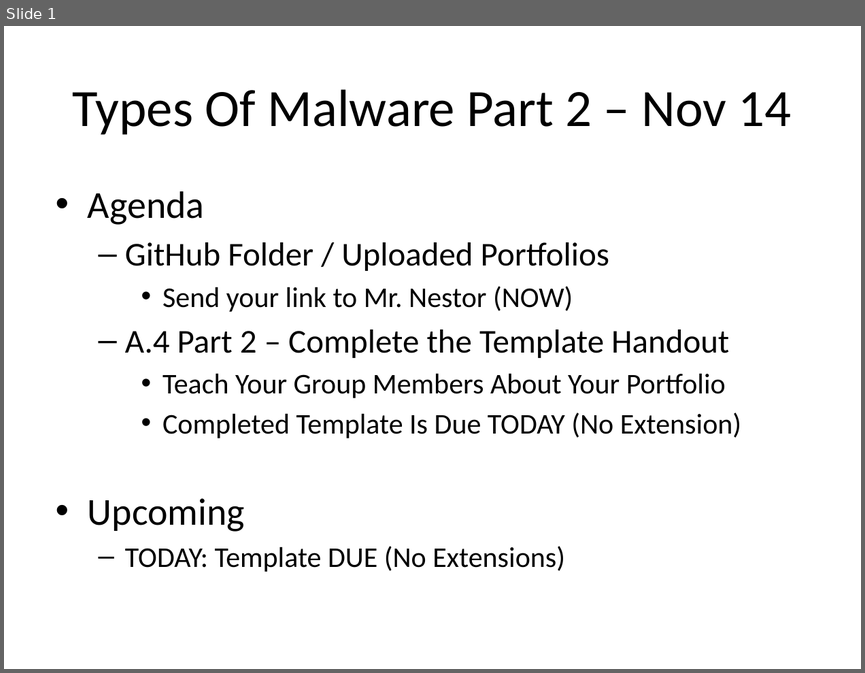
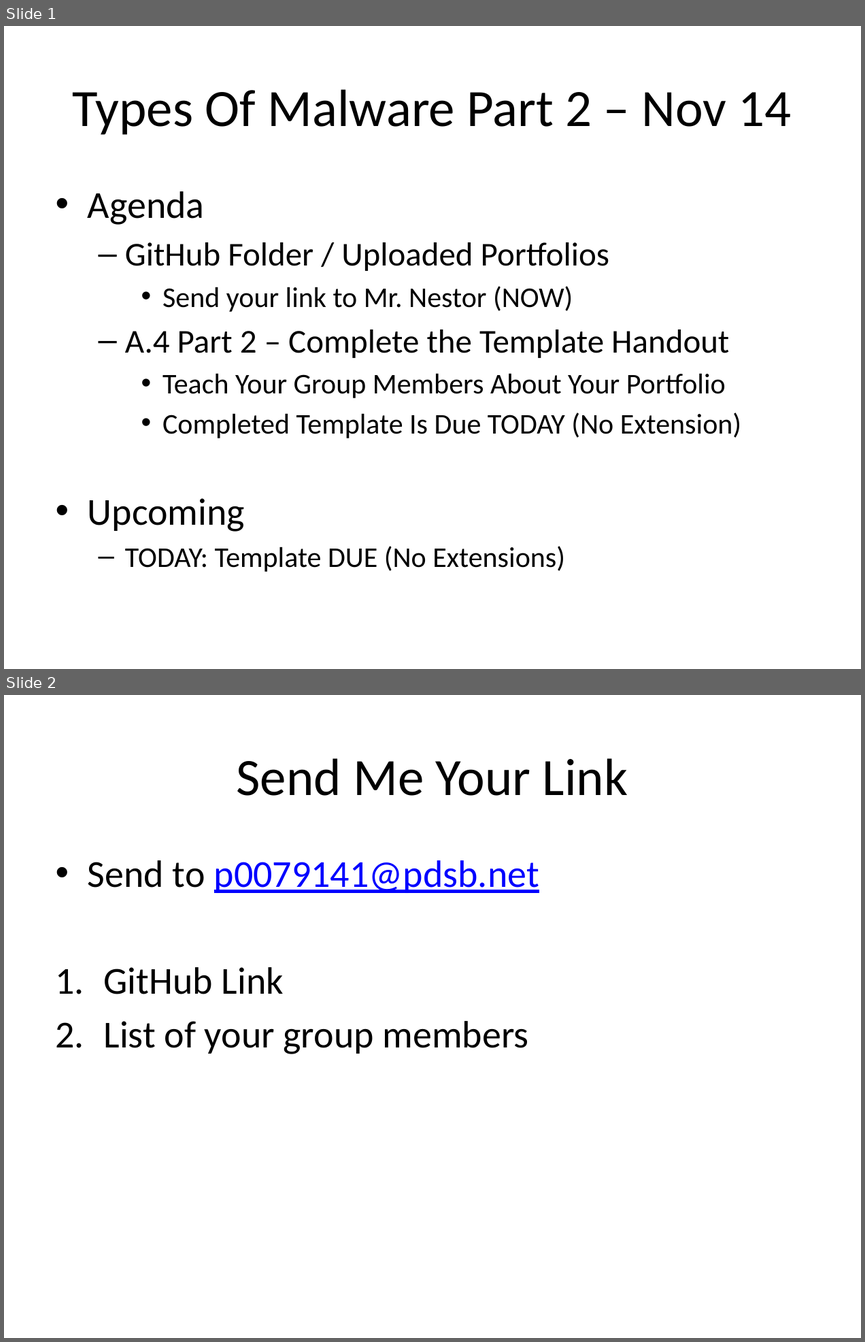
Before and after one commit to Greg5519/ICS2O0, a slide deck: Daily Agendas/Day11.4_TypesOfMalware4.pptx. Shown one above the other, each under a label of ours: slide 1 before the commit, slides 1 and 2 after it. The pictures are 865x673 and 865x1342 pixels, drawn with LibreOffice and Linux fonts; fonts in the diff are those of the drawing. Boxes give left, top, right and bottom in pixels: in the first picture for what was removed or moved away, otherwise in the second. Text is boxed around its words. In the diff, an @@ line names an element or a change of style, - is before the commit and + after.

```diff
--- a/Daily Agendas/Day11.4_TypesOfMalware4.pptx
+++ b/Daily Agendas/Day11.4_TypesOfMalware4.pptx
@@ slide 2 added at (4, 695, 861, 1338), background #FFFFFF @@
@@ title added at (237, 758, 628, 796), 44 pt, text #000000 @@
+Send Me Your Link
@@ text added at (88, 860, 539, 1054), 32 pt, text #000000 @@
+• Send to p0079141@pdsb.net
+1. GitHub Link
+2. List of your group members
```
Also in this commit, not shown: 1 other slide added.
